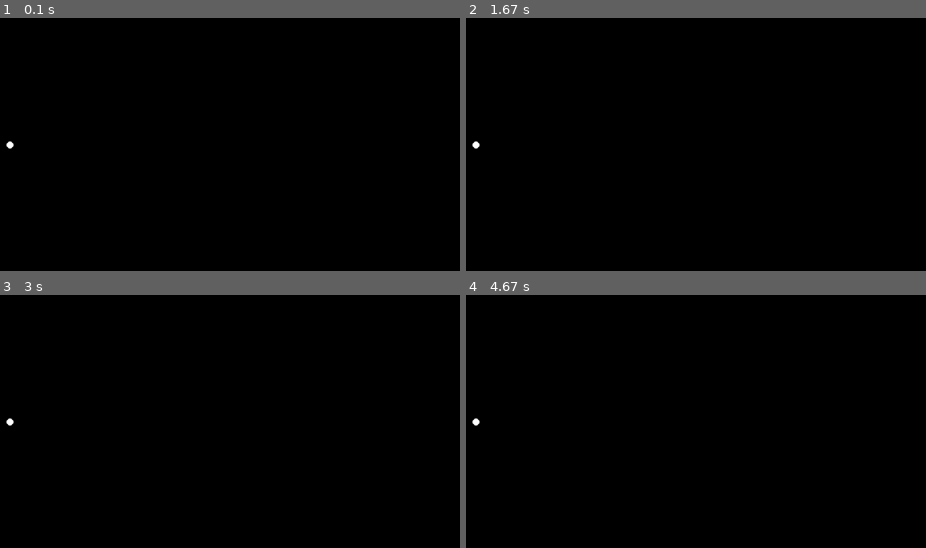
Above: before the commit, frames 1-4 (two rows, left to right).
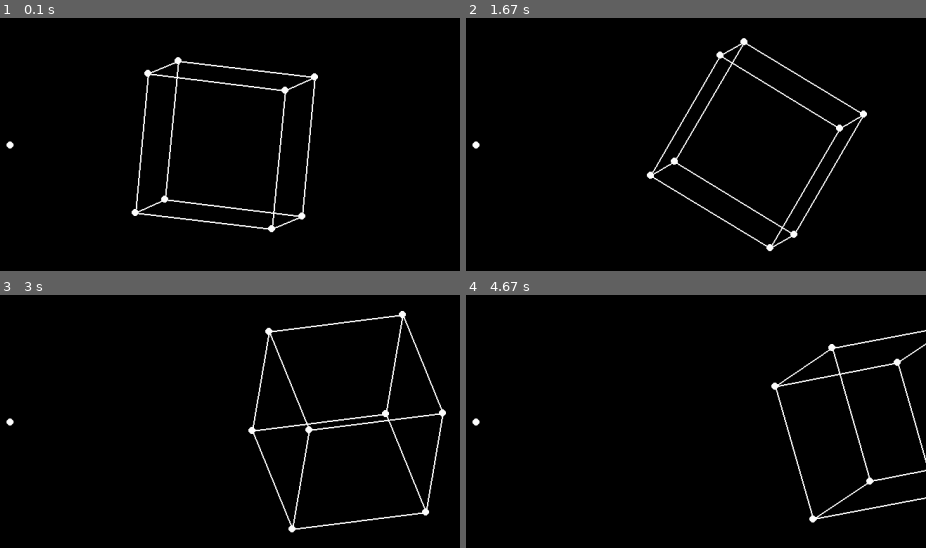
Above: after the commit, the same moments.

Repository: SteakFisher/pyGameEngine
Game: pygame game, started from main.py
The game is run twice, just before and just after one commit, with the same random seed, the same clock (stepped at 60 frames per second) and the same inputs.
Inputs:
- Up to frame 1 (0.1 s): no input
- Up to frame 2 (1.67 s): no input
- Up to frame 3 (3 s): no input
- Up to frame 4 (4.67 s): no input

The runs differ from the first frame. In frame 1, 2.5% of the frame differs, in the area x 28-70%, y 15-85%; in frame 2, 2.4%; in frame 3, 2.7%, in the area x 53-97%, y 6-95%; in frame 4, 1.9%.

Commit message:
Fixed position updates, refactored translation to move to a certain point

Diff:
--- a/classes/Cube.py
+++ b/classes/Cube.py
@@ -10,9 +10,9 @@
 
 
 class Cube:
-    def __init__(self, env: List, pos: Position = dict(x=0, y=0, z=0), size: float = 1) -> None:
+    def __init__(self, env: List, pos: Position = dict(x=0, y=0, z=0, w=1), size: float = 1) -> None:
         env.append(self)
-        pos['w'] = 1
+
         self.pos = pos
 
         self.size = size
@@ -55,9 +55,8 @@
     def rotate(self, angle: Rotation) -> None:
         prevPos = self.pos
 
-        self.translate({"x": -prevPos['x'], "y": -prevPos['y'], "z": 0, "w": -prevPos['z']})
+        self.translate({"x": 0, "y": 0, "z": 0, "w": 1})
 
-        print(self.pos)
 
         xRotationMatrix = np.array(getRotationMatrix(angle, 'x'))
 
@@ -78,7 +77,6 @@
 
         self.translate(prevPos)
 
-
     def scale(self, factor: ScalingFactor):
         scalingMatrix = np.array(getScalingMatrix(factor))
 
@@ -92,7 +90,19 @@
         self.vertices = np.array(scaled)
 
     def translate(self, translation: Position) -> None:
-        translationMatrix = np.array(getTranslationMatrix(translation))
+
+        position = Position()
+
+        position['x'] = translation['x'] - self.pos['x']
+        position['y'] = translation['y'] - self.pos['y']
+        position['z'] = translation['z'] - self.pos['z']
+
+        if position['x'] == 0 and position['y'] == 0 and position['z'] == 0:
+            return
+
+        position['w'] = 1
+
+        translationMatrix = np.array(getTranslationMatrix(position))
 
         translated = []
 
@@ -101,6 +111,7 @@
 
             translated.append(translatedVertex)
 
+        self.pos = translation
         self.vertices = np.array(translated)
 
     def orthographic_project(self):
@@ -125,7 +136,7 @@
 
         points = []
 
-        pygame.draw.circle(screen, Color(255, 255, 255),(screen.get_width()/2, screen.get_height()/2), 5)
+        pygame.draw.circle(screen, Color(255, 255, 255), (screen.get_width() / 2, screen.get_height() / 2), 5)
 
         for vertex in projected:
             pygame.draw.circle(screen, Color(255, 255, 255),
--- a/main.py
+++ b/main.py
@@ -19,7 +19,7 @@
 mainCamera: Camera = Camera()
 
 environment: List[Cube] = []
-cube1: Cube = Cube(environment, {'x': 3, 'y': 0, 'z': 0})
+cube1: Cube = Cube(environment, {'x': 3, 'y': 0, 'z': 0,'w': 1})
 
 while running:
     for event in pygame.event.get():
@@ -27,12 +27,10 @@
             running = False
 
     screen.fill("black")
-
-    cube1.translate({'x': cube1.pos['x'] + 0.000, 'y': cube1.pos['y'] + 0.000, 'z': cube1.pos['z'] + 0.000})
-    cube1.translate({"x": 0.001, "y": 0, "z": 0})
-    cube1.scale({'x': 1, 'y': 1, 'z': 1})
+    # cube1.translate({'x': cube1.pos['x'] + 0.000, 'y': cube1.pos['y'] + 0.000, 'z': cube1.pos['z'] + 0.000})
+    cube1.translate({"x": cube1.pos['x'] + 0.01, "y": 0, "z": 0, 'w': 1})
+    # cube1.scale({'x': 1, 'y': 1, 'z': 1})
     cube1.rotate({'x': 1, 'y': 2, 'z': 1})
-
     for item in environment:
         item.draw(screen)
 
